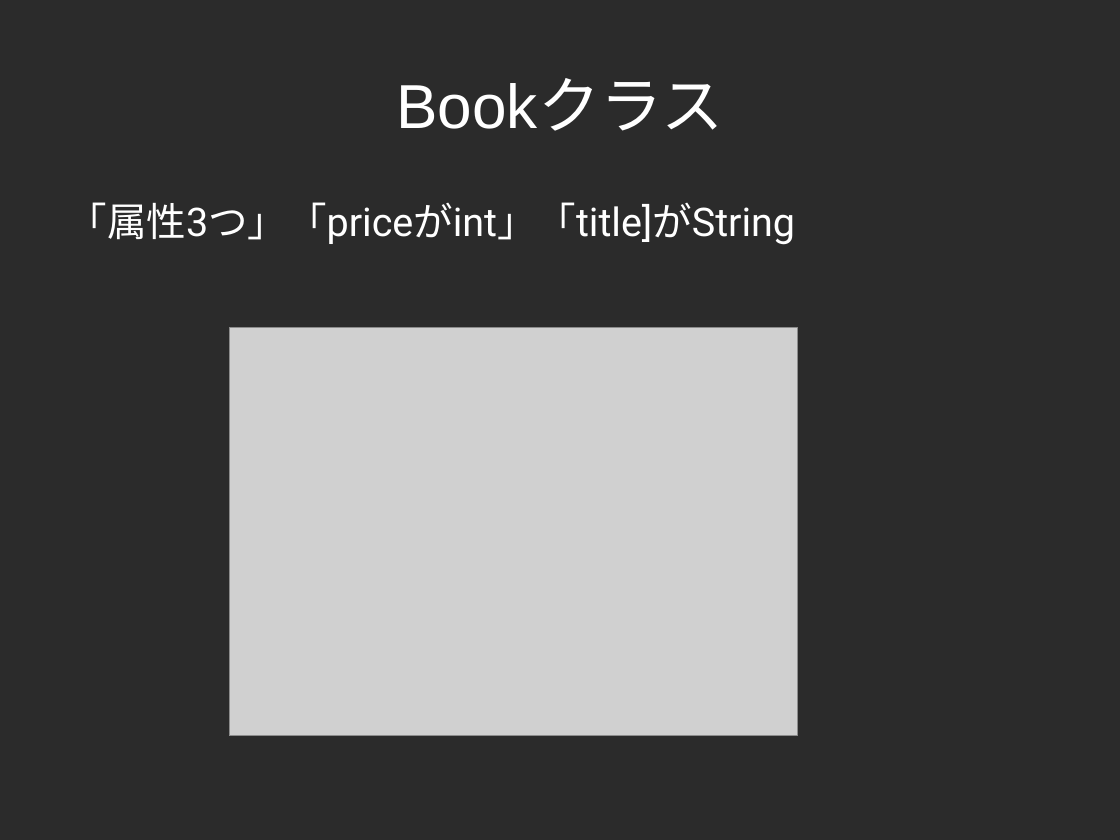
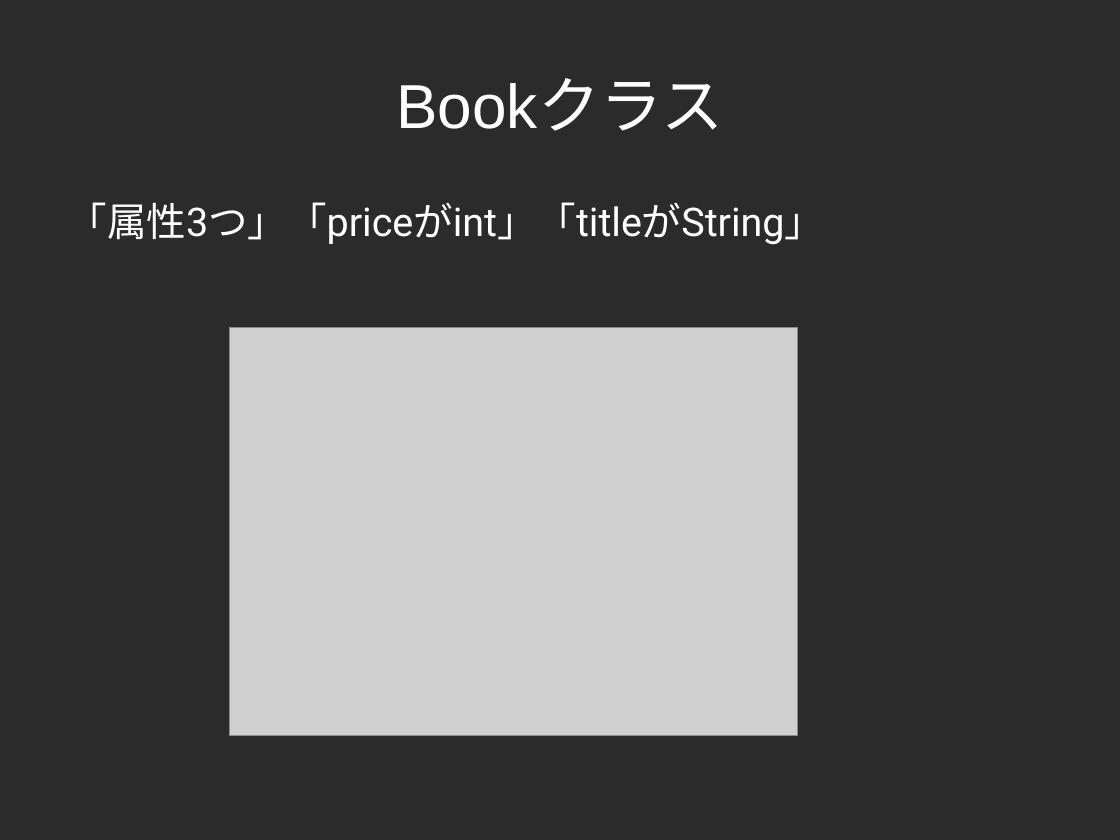
Before and after one commit to yojik/yojik-lib, a slide deck: slide 45 of 2009devsumi/oo_exercise/doc/devsum.odp. Drawn at 1120x840 pixels with LibreOffice and Linux fonts; fonts in the diff are those of the drawing; grey boxes stand for pictures; background and template pictures are left out; a plain dark background stands for a picture behind light text. Boxes give left, top, right and bottom in pixels: in the first picture for what was removed or moved away, otherwise in the second. Text is boxed around its words. In the diff, an @@ line names an element or a change of style, - is before the commit and + after.

```diff
--- a/2009devsumi/oo_exercise/doc/devsum.odp
+++ b/2009devsumi/oo_exercise/doc/devsum.odp
@@ text at (x1=68, y1=202, x2=824, y2=245): text changed @@
-「属性3つ」「priceがint」「title]がString
+「属性3つ」「priceがint」「titleがString」
```
Also in this commit, not shown: 29 other slides changed, 1 slide added, 5 other files.
